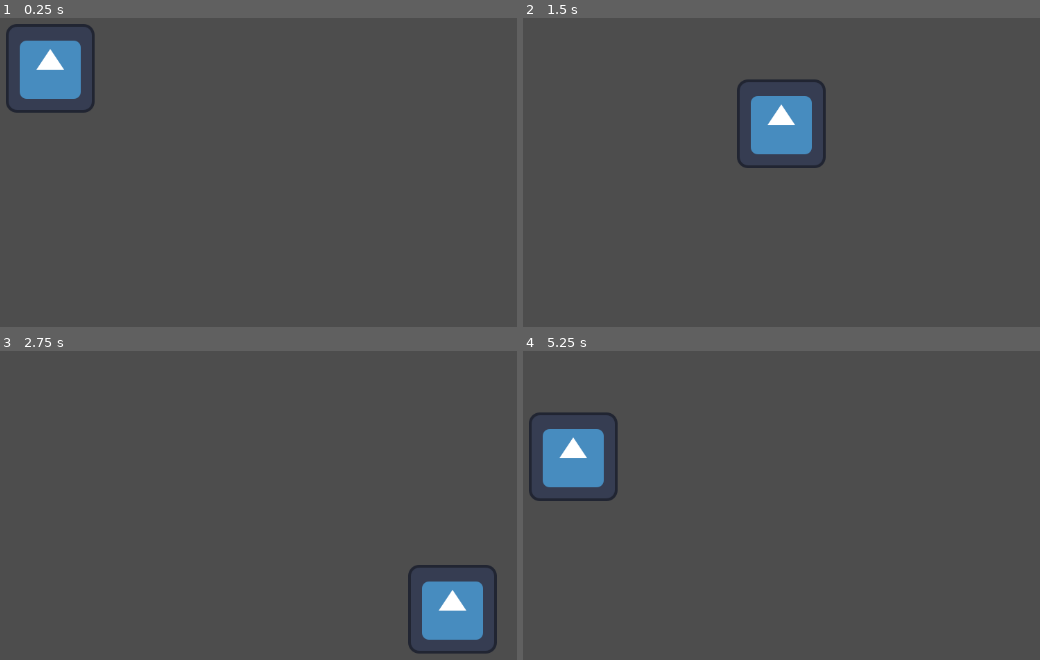
Above: before the commit, frames 1-4 (two rows, left to right).
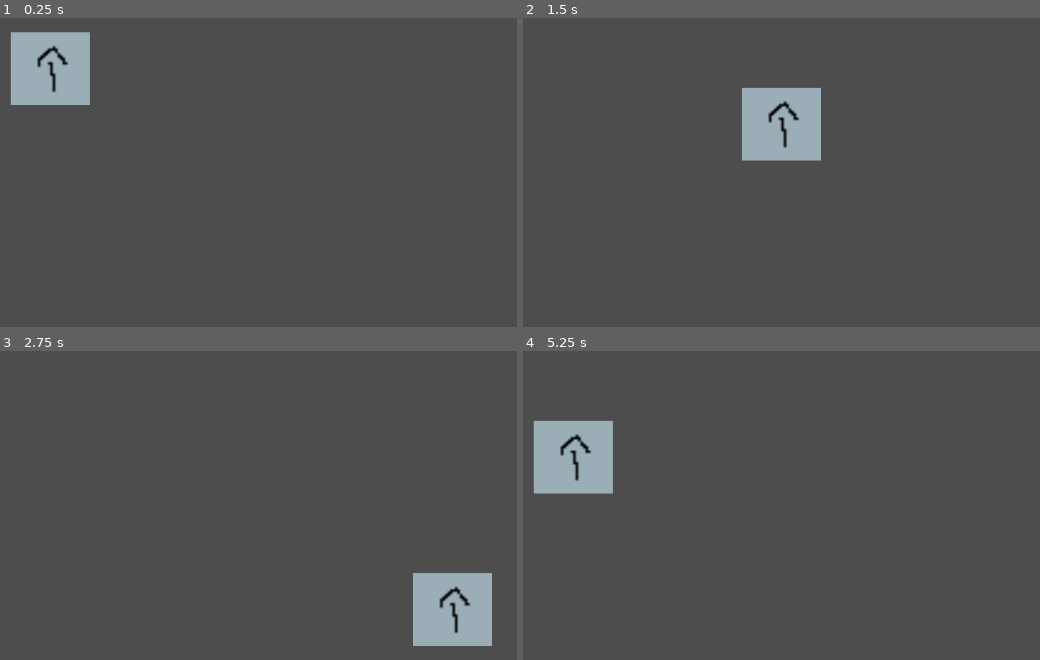
Above: after the commit, the same moments.

Repository: xern0/SleepyShrimpStudios-ChemicalCleanse
Game: Godot game, scene res://player.tscn
Same seed, same stepped clock (60 frames per second), same inputs: the game is played once before the commit and once after it. The engine's default icon, where the game draws it, is replaced by a stand-in: a white triangle on a blue panel in a dark square.
Inputs:
- Up to frame 1 (0.25 s): no input
- Up to frame 2 (1.5 s): tap Enter at 0.5 s; hold D (right) 0.53-1.28 s; hold S (down) from 1.28 s (still down)
- Up to frame 3 (2.75 s): release S (down) at 2.03 s; hold D (right) from 2.03 s (still down)
- Up to frame 4 (5.25 s): release D (right) at 2.78 s; hold W (up) 2.78-3.53 s; hold A (left) 3.53-5.03 s; hold S (down) from 5.03 s (still down)

The runs differ from the first frame. In frame 1, 4.3% of the frame differs, in the area x 1-19%, y 1-31%; in frame 2, 4.4%; in frame 3, 4.3%; in frame 4, 4.4%, in the area x 1-19%, y 19-49%.

Commit message:
middle of char direction sprites

Diff:
--- a/chemical-cleanse/player.tscn
+++ b/chemical-cleanse/player.tscn
@@ -1,7 +1,7 @@
 [gd_scene load_steps=4 format=3 uid="uid://cdynt4vn22uu4"]
 
 [ext_resource type="Script" uid="uid://xsfsqachvkxv" path="res://character_body_2d.gd" id="1_onrkg"]
-[ext_resource type="Texture2D" uid="uid://j1r8ddxqb680" path="res://icon.svg" id="2_i3pqv"]
+[ext_resource type="Texture2D" uid="uid://rkm5abtixqql" path="res://player temp.png" id="2_onrkg"]
 
 [sub_resource type="RectangleShape2D" id="RectangleShape2D_onrkg"]
 size = Vector2(126.5, 118)
@@ -11,8 +11,10 @@
 script = ExtResource("1_onrkg")
 
 [node name="Sprite2D" type="Sprite2D" parent="."]
-texture = ExtResource("2_i3pqv")
+position = Vector2(0, 1)
+scale = Vector2(3.5625, 3.28125)
+texture = ExtResource("2_onrkg")
 
 [node name="CollisionShape2D" type="CollisionShape2D" parent="."]
-position = Vector2(0, -1)
+position = Vector2(1, 3)
 shape = SubResource("RectangleShape2D_onrkg")
Binary file added: chemical-cleanse/player temp.png
Not shown, added: chemical-cleanse/player temp.png.import
